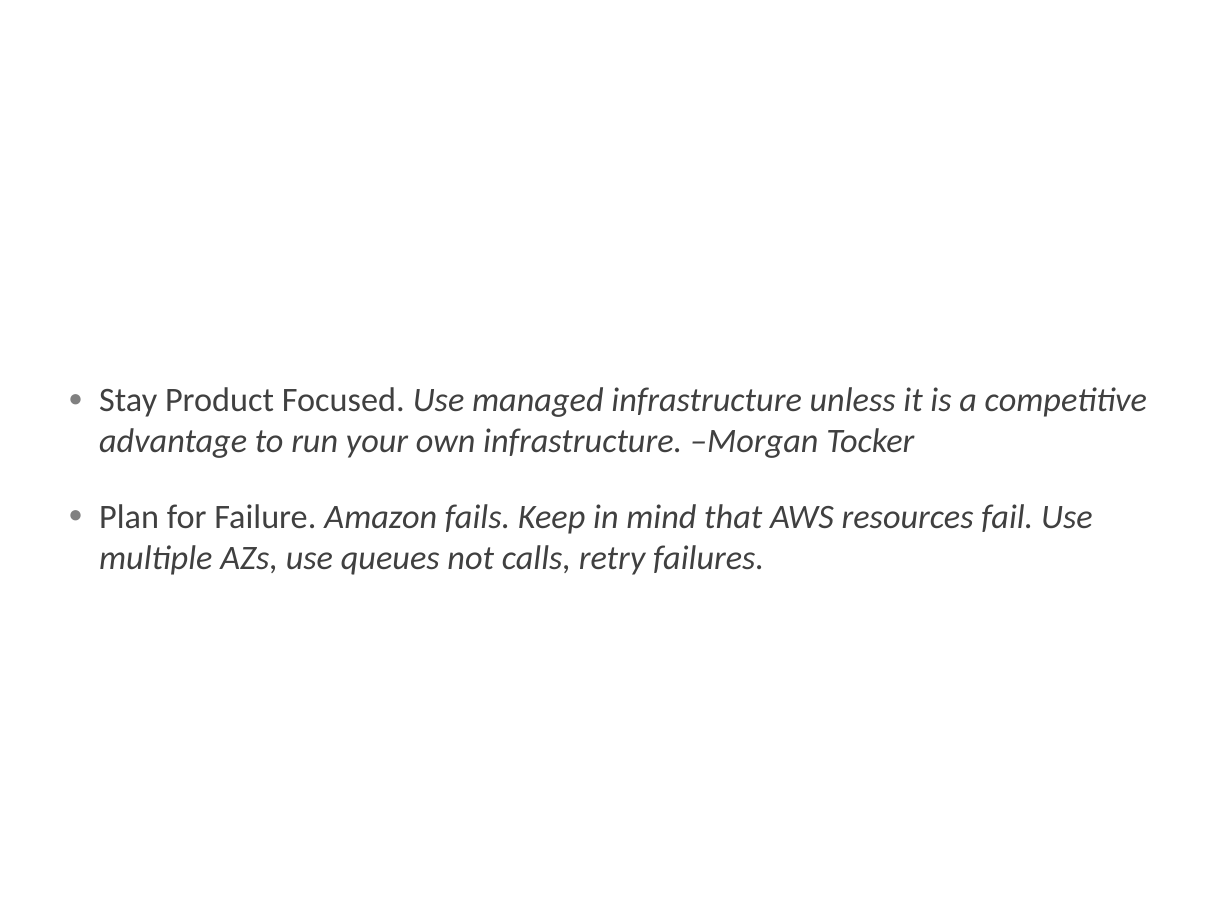
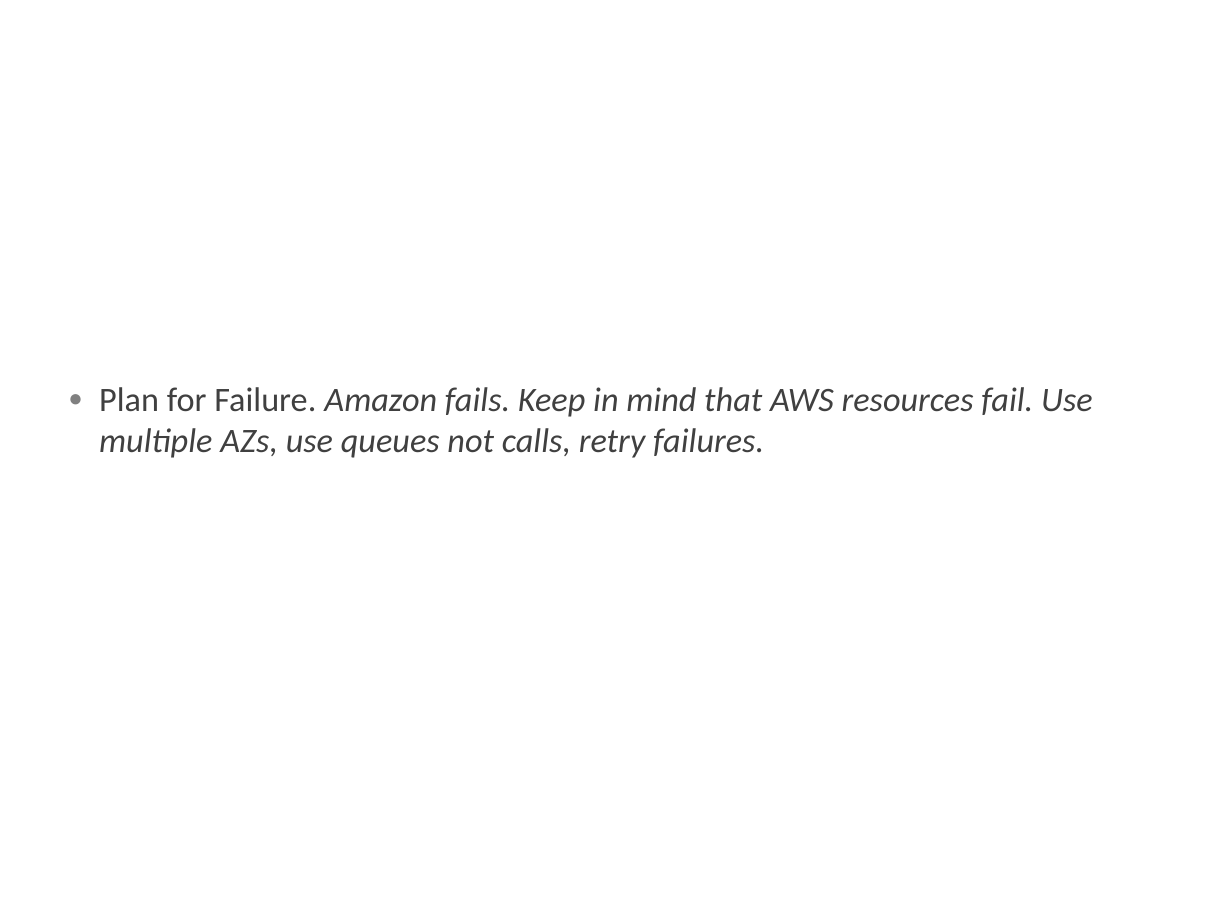
Before and after one commit to lukaszszajkowski/cloudavail-awstraining, a slide deck: slide 2 of aws-intro/AWS Introduction.pptx (slide 3 before the commit). Drawn at 1232x924 pixels with LibreOffice and Linux fonts; fonts in the diff are those of the drawing; background and template pictures are left out. Boxes give left, top, right and bottom in pixels: in the first picture for what was removed or moved away, otherwise in the second. Text is boxed around its words. In the diff, an @@ line names an element or a change of style, - is before the commit and + after.

```diff
--- a/aws-intro/AWS Introduction.pptx
+++ b/aws-intro/AWS Introduction.pptx
@@ text at [99, 387, 1147, 458]: paragraph removed @@
-● Stay Product Focused. Use managed infrastructure unless it is a competitive advantage to run your own infrastructure. –Morgan Tocker
```
Also in this commit, not shown: 16 other slides changed, 1 slide removed, 1 other file.
